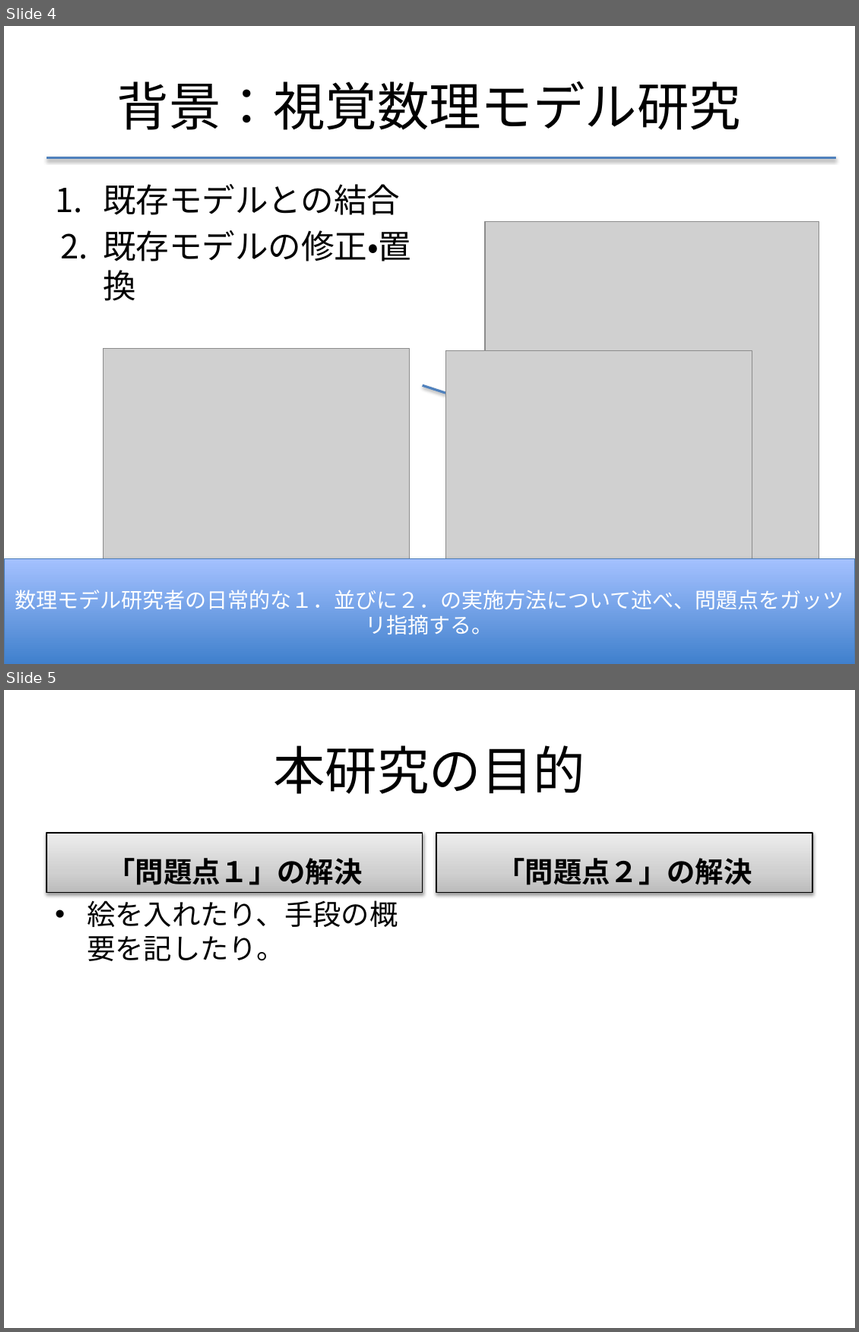
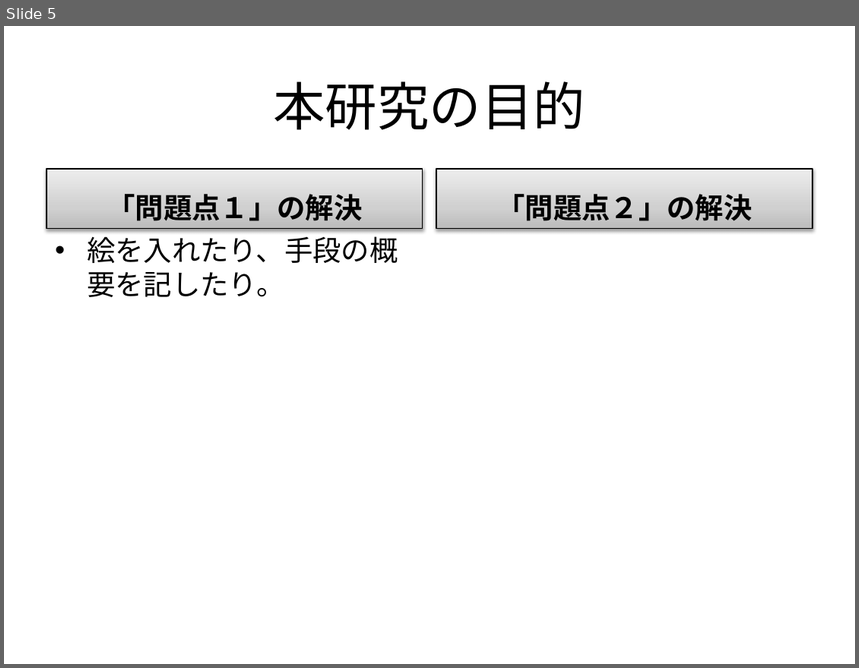
Before and after one commit to f-akazawa/akaz_uecdevelop, a slide deck: doc/中間発表資料.pptx. Shown one above the other, each under a label of ours: slides 4 and 5 before the commit, slide 5 after it. The pictures are 859x1332 and 859x668 pixels, drawn with LibreOffice and Linux fonts; fonts in the diff are those of the drawing; grey boxes stand for pictures. Boxes give left, top, right and bottom in pixels: in the first picture for what was removed or moved away, otherwise in the second. Text is boxed around its words. In the diff, an @@ line names an element or a change of style, - is before the commit and + after.

Commit message:
現在の研究活動について問題となっている部分をアニメーションで説明
まだ書きかけ

```diff
--- a/doc/中間発表資料.pptx
+++ b/doc/中間発表資料.pptx
@@ slide 4 removed at <box>4,26,855,664</box>, background #FFFFFF @@
@@ title removed at <box>117,81,741,130</box> @@
-背景：視覚数理モデル研究
@@ line removed from (47, 158) to (835, 158) @@
@@ text removed at <box>103,184,411,301</box> @@
-1. 既存モデルとの結合
-2. 既存モデルの修正・置換
@@ picture removed at <box>485,222,819,640</box> @@
@@ picture removed at <box>103,348,409,573</box> @@
@@ picture removed at <box>446,351,752,575</box> @@
@@ arrow removed from (423, 385) to (585, 439) @@
@@ rectangle removed at <box>4,559,855,664</box> @@
-数理モデル研究者の日常的な１．並びに２．の実施方法について述べ、問題点をガッツリ指摘する。
```
Also in this commit, not shown: 5 slides changed, 1 slide added, 1 other slide removed.
